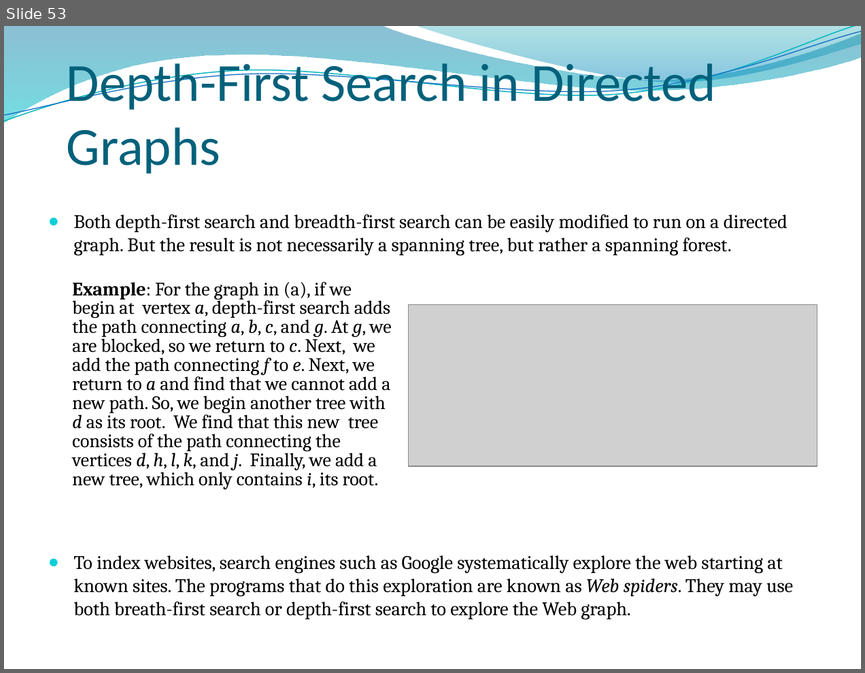
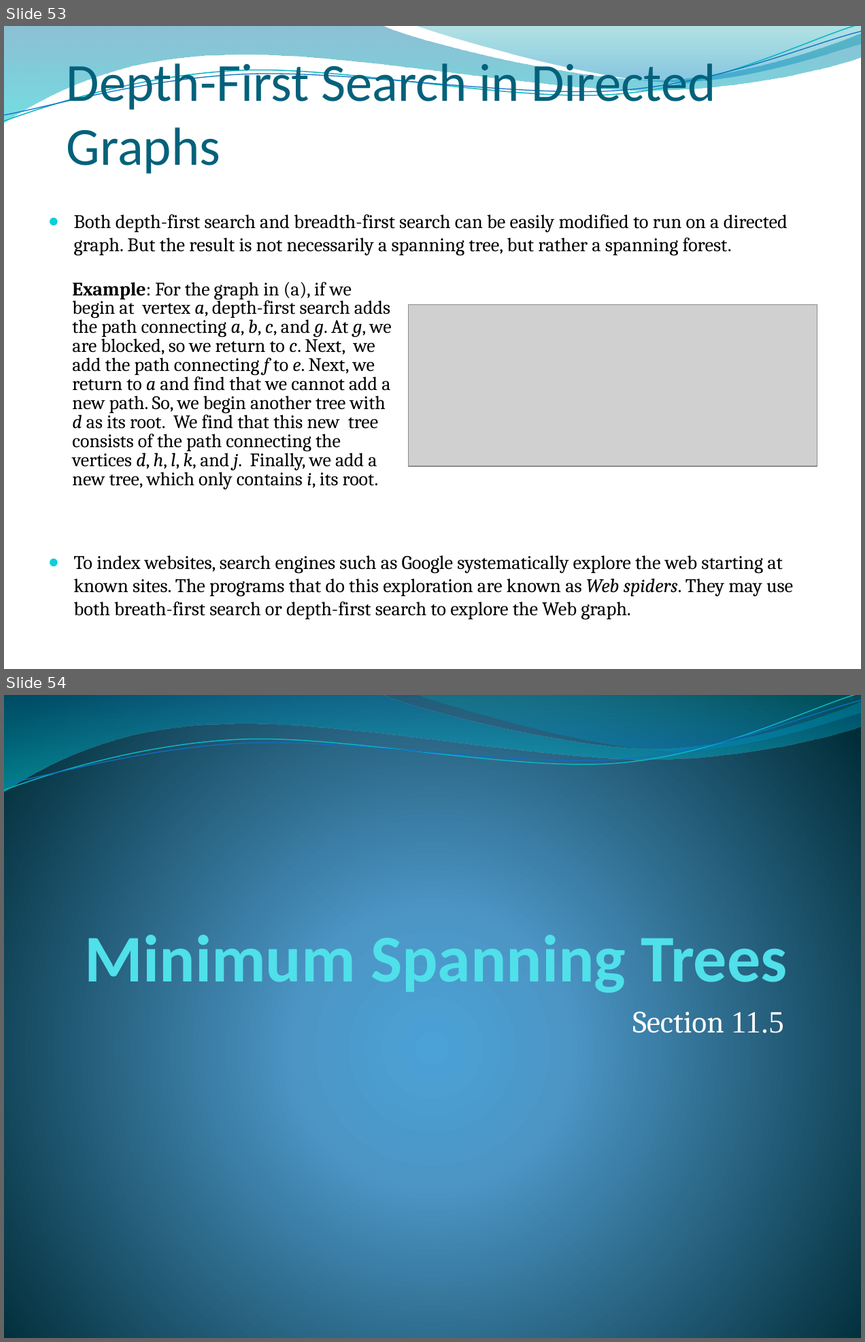
Before and after one commit to lin-chen-GA/lin-chen-GA.github.io, a slide deck: cs2620/slides/cs2620_notes11.pptx. Shown one above the other, each under a label of ours: slide 53 before the commit, slides 53 and 54 after it. The pictures are 865x673 and 865x1342 pixels, drawn with LibreOffice and Linux fonts; fonts in the diff are those of the drawing; grey boxes stand for pictures; background and template pictures are left out. Boxes give left, top, right and bottom in pixels: in the first picture for what was removed or moved away, otherwise in the second. Text is boxed around its words. In the diff, an @@ line names an element or a change of style, - is before the commit and + after.

```diff
--- a/cs2620/slides/cs2620_notes11.pptx
+++ b/cs2620/slides/cs2620_notes11.pptx
@@ slide 54 added at <box>4,695,861,1338</box>, background gradient #4AA0D6 to #4C98C7 to #002C38; not listed: 4 template elements that a slide beside it also shows @@
@@ title added at <box>85,926,787,997</box>, 56 pt, text #51E0EA, bold @@
+Minimum Spanning Trees
@@ subtitle added at <box>632,1011,784,1033</box>, 26 pt, text #FFFFFF @@
+Section 11.5
```
Also in this commit, not shown: 12 other slides added.
